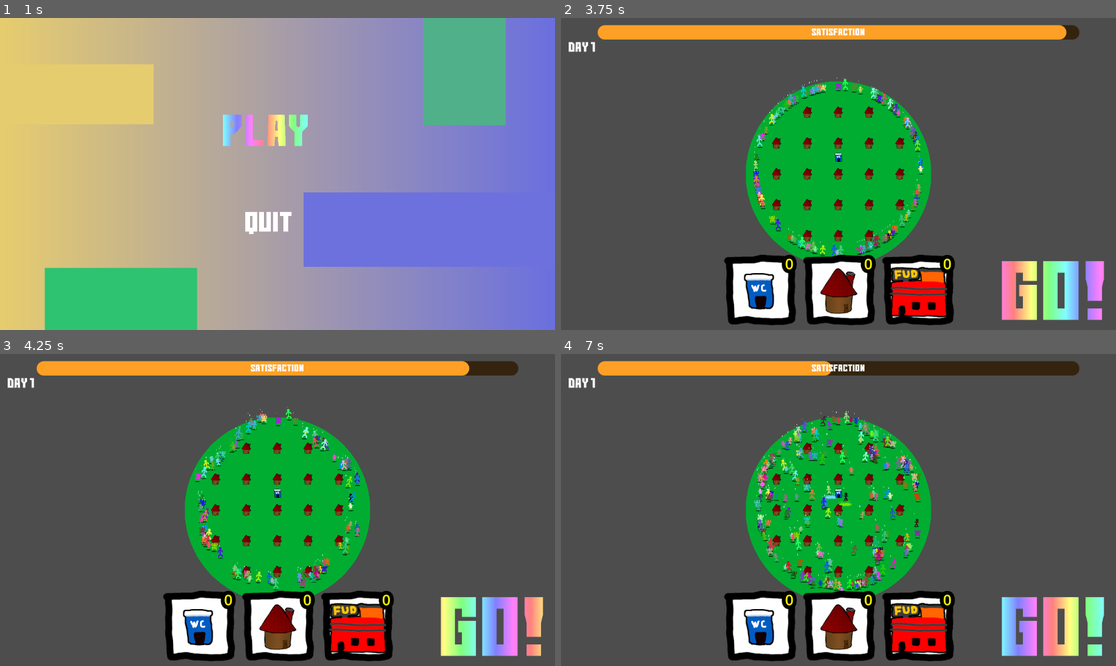
Above: before the commit, frames 1-4 (two rows, left to right).
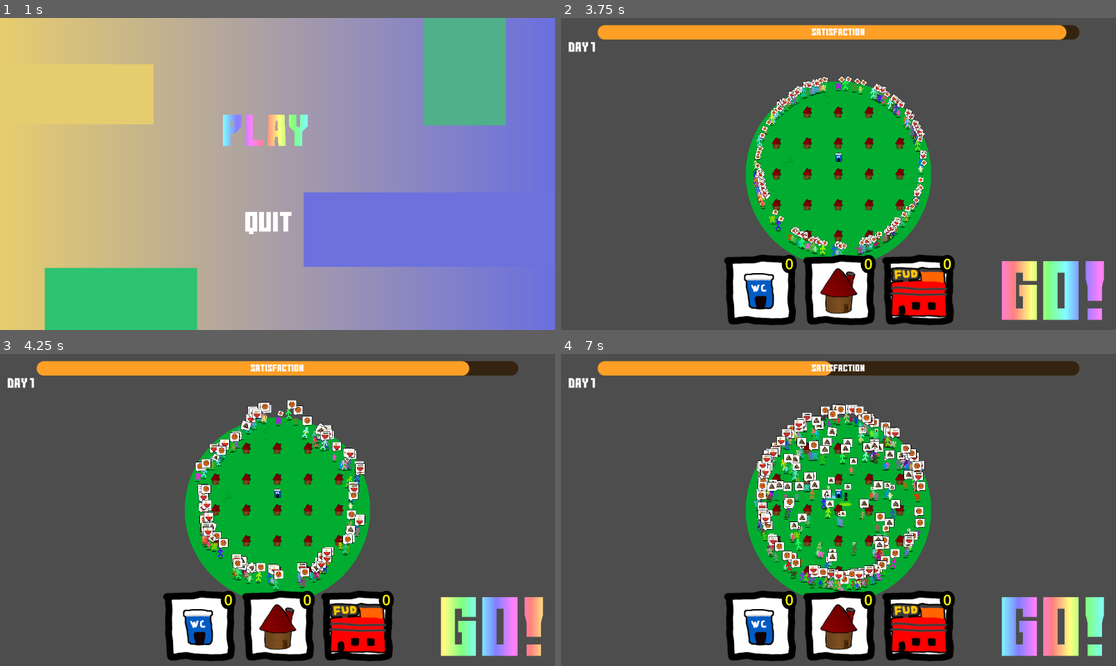
Above: after the commit, the same moments.

Repository: Viggzta/gmtk-jam-2024
Game: Godot game, scene res://main_menu.tscn
The game is run twice, just before and just after one commit, with the same random seed, the same clock (stepped at 60 frames per second) and the same inputs. Sound files missing from this copy of the repository are replaced by a short silence.
Inputs (mouse positions are in pixels of both pictures, inside the frame that each line leads up to):
- Up to frame 1 (1 s): click (271, 130) at 0.5 s
- Up to frame 2 (3.75 s): click "0" at 1.25 s; click "0" at 2 s; click "0" at 2.75 s; click (1054, 289) at 3.5 s
- Up to frame 3 (4.25 s): no input
- Up to frame 4 (7 s): click "0" at 4.25 s; click "0" at 5 s; click "0" at 5.75 s; click (1054, 625) at 6.5 s

Frame 1 is identical in both runs. In frame 2, 1.5% of the frame differs, in the area x 34-67%, y 18-75%; in frame 3, 2.7%; in frame 4, 5.1%, in the area x 35-66%, y 16-75%.

Commit message:
bubblezzz

Diff:
--- /dev/null
+++ b/src/art/emojjis/angrey.tres
@@ -0,0 +1,7 @@
+[gd_resource type="AtlasTexture" load_steps=2 format=3 uid="uid://dg1wolvebfodw"]
+
+[ext_resource type="Texture2D" uid="uid://b5on1wsn4x6c8" path="res://art/emojjis.png" id="1_2tiqh"]
+
+[resource]
+atlas = ExtResource("1_2tiqh")
+region = Rect2(648, 936, 72, 72)
--- /dev/null
+++ b/src/art/emojjis/food.tres
@@ -0,0 +1,7 @@
+[gd_resource type="AtlasTexture" load_steps=2 format=3 uid="uid://byit0edirrdx"]
+
+[ext_resource type="Texture2D" uid="uid://b5on1wsn4x6c8" path="res://art/emojjis.png" id="1_yhl2c"]
+
+[resource]
+atlas = ExtResource("1_yhl2c")
+region = Rect2(504, 288, 72, 72)
--- /dev/null
+++ b/src/art/emojjis/poop.tres
@@ -0,0 +1,7 @@
+[gd_resource type="AtlasTexture" load_steps=2 format=3 uid="uid://byb12mv6661ew"]
+
+[ext_resource type="Texture2D" uid="uid://b5on1wsn4x6c8" path="res://art/emojjis.png" id="1_jj084"]
+
+[resource]
+atlas = ExtResource("1_jj084")
+region = Rect2(0, 1008, 72, 72)
--- /dev/null
+++ b/src/art/emojjis/wine.tres
@@ -0,0 +1,7 @@
+[gd_resource type="AtlasTexture" load_steps=2 format=3 uid="uid://ci2g532nkrcq7"]
+
+[ext_resource type="Texture2D" uid="uid://b5on1wsn4x6c8" path="res://art/emojjis.png" id="1_4f0wm"]
+
+[resource]
+atlas = ExtResource("1_4f0wm")
+region = Rect2(0, 0, 72, 72)
--- a/src/main_menu.tscn
+++ b/src/main_menu.tscn
@@ -108,12 +108,10 @@
 [node name="Click" type="AudioStreamPlayer2D" parent="Play"]
 stream = ExtResource("5_rt68g")
 volume_db = 22.0
-bus = &"FX"
 
 [node name="Hover" type="AudioStreamPlayer2D" parent="Play"]
 stream = ExtResource("6_duo4h")
 volume_db = 15.0
-bus = &"FX"
 
 [node name="Quit" type="TextureButton" parent="."]
 material = SubResource("ShaderMaterial_3lycb")
@@ -128,12 +126,10 @@
 
 [node name="Click" type="AudioStreamPlayer2D" parent="Quit"]
 stream = ExtResource("5_rt68g")
-bus = &"FX"
 
 [node name="Hover" type="AudioStreamPlayer2D" parent="Quit"]
 stream = ExtResource("9_nvwd2")
 volume_db = 15.0
-bus = &"FX"
 
 [connection signal="mouse_entered" from="Play" to="Play" method="_on_mouse_entered"]
 [connection signal="mouse_exited" from="Play" to="Play" method="_on_mouse_exited"]
--- /dev/null
+++ b/src/scenes/hud.tscn
@@ -0,0 +1,53 @@
+[gd_scene load_steps=7 format=3 uid="uid://6ok3kippn38w"]
+
+[ext_resource type="Shader" path="res://scripts/ui/rainbow.gdshader" id="1_acxn0"]
+[ext_resource type="Texture2D" uid="uid://c5b625vpmh5pv" path="res://art/ui/Start.png" id="1_e3jbb"]
+[ext_resource type="AudioStream" uid="uid://bhsgcyu52e4pl" path="res://audio/ui/go.wav" id="3_l8tak"]
+[ext_resource type="AudioStream" uid="uid://qqdxxht1mgqj" path="res://audio/ui/hover.wav" id="4_0yaw6"]
+
+[sub_resource type="ShaderMaterial" id="ShaderMaterial_oamxn"]
+shader = ExtResource("1_acxn0")
+shader_parameter/strength = 0.5
+shader_parameter/speed = 0.5
+shader_parameter/angle = 0.0
+shader_parameter/active = false
+
+[sub_resource type="GDScript" id="GDScript_a58ak"]
+script/source = "extends TextureButton
+
+func _on_texture_button_pressed() -> void:
+	pressed.emit()
+
+func _on_pressed() -> void:
+	$Click.play()
+
+
+func _on_mouse_entered() -> void:
+	$Hover.play()
+	self.material.set_shader_parameter(\"active\", true)
+
+func _on_mouse_exited() -> void:
+	self.material.set_shader_parameter(\"active\", false)
+"
+
+[node name="Hud" type="TextureButton"]
+material = SubResource("ShaderMaterial_oamxn")
+anchors_preset = 15
+anchor_right = 1.0
+anchor_bottom = 1.0
+grow_horizontal = 2
+grow_vertical = 2
+size_flags_horizontal = 4
+size_flags_vertical = 4
+texture_normal = ExtResource("1_e3jbb")
+script = SubResource("GDScript_a58ak")
+
+[node name="Click" type="AudioStreamPlayer2D" parent="."]
+stream = ExtResource("3_l8tak")
+
+[node name="Hover" type="AudioStreamPlayer2D" parent="."]
+stream = ExtResource("4_0yaw6")
+
+[connection signal="mouse_entered" from="." to="." method="_on_mouse_entered"]
+[connection signal="mouse_exited" from="." to="." method="_on_mouse_exited"]
+[connection signal="pressed" from="." to="." method="_on_pressed"]
--- a/src/scenes/levels/the_level.tscn
+++ b/src/scenes/levels/the_level.tscn
@@ -2,7 +2,6 @@
 
 [ext_resource type="Script" path="res://scenes/levels/the_level.gd" id="1_vl667"]
 [ext_resource type="PackedScene" path="res://scenes/camera.tscn" id="2_1diri"]
-[ext_resource type="Script" path="res://scenes/levels/background_control.gd" id="2_s734i"]
 [ext_resource type="PackedScene" uid="uid://bgwmdxqpopxo" path="res://scenes/buildings/shithouse.tscn" id="3_q6e3f"]
 [ext_resource type="PackedScene" uid="uid://dnpl5rn5olw8w" path="res://scenes/ui/hud.tscn" id="4_2f8vd"]
 [ext_resource type="PackedScene" uid="uid://dnaeccanj53nt" path="res://scenes/ui/satisfaction_ui.tscn" id="4_26rng"]
@@ -28,7 +27,6 @@
 anchors_preset = 0
 offset_right = 40.0
 offset_bottom = 40.0
-script = ExtResource("2_s734i")
 
 [node name="ColorRect" type="ColorRect" parent="BackgroundControl"]
 material = ExtResource("5_dbp6e")
@@ -112,5 +110,3 @@
 [connection signal="lose" from="CanvasLayer/SatisfactionUi" to="." method="_on_satisfaction_ui_lose"]
 [connection signal="win" from="CanvasLayer/SatisfactionUi" to="." method="_on_satisfaction_ui_win"]
 [connection signal="pressed" from="CanvasLayer/Control/Hud" to="." method="_on_hud_pressed"]
-[connection signal="zoom_changed" from="Camera" to="BackgroundControl" method="_on_camera_zoom_changed"]
-[connection signal="finished" from="MusicPlayer" to="MusicPlayer" method="_on_finished"]
--- a/src/scenes/npc/dude.gd
+++ b/src/scenes/npc/dude.gd
@@ -9,6 +9,13 @@
 @onready var image_root: Node2D = $ImageRoot
 @onready var navigation_agent: NavigationAgent2D = $NavigationAgent2D
 @onready var area_2d: Area2D = $Area2D
+@onready var talk_bubble: TalkBubble = $TalkBubble
+@onready var talk_bubble_timer: Timer = $TalkBubbleTimer
+
+const ANGREY = preload("res://art/emojjis/angrey.tres")
+const POOP = preload("res://art/emojjis/poop.tres")
+const WINE = preload("res://art/emojjis/wine.tres")
+const FOOD = preload("res://art/emojjis/food.tres")
 
 var possible_dude_sprites : Array[Texture2D] = [preload("res://art/dude1.png"), preload("res://art/dude2.png"), preload("res://art/dude3.png"), preload("res://art/dude4.png")]
 
@@ -18,8 +25,11 @@
 var lastpos: Vector2
 var id: int
 
+var talk_timer: float
+
 var target_need_building: Building
 var building_root: Node2D
+var tween: Tween
 
 var needs: Array = []
 
@@ -41,11 +51,14 @@
 	call_deferred("actor_setup")
 
 	area_2d.connect("body_entered", _hit_building)
+	tween = get_tree().create_tween()
 
+	talk_bubble_timer.timeout.connect(talk_bubble_timeout)
 	id = randi()
 	sprite_2d.modulate = Color(randf(), randf(), randf())
 
 	target_need_building = get_need_location()
+	show_talk_bubble(_get_tex_for_need(needs[0]), 2.5)
 
 	movement_target_position = target_need_building.position+ Vector2(randf()*2-1, randf()*2-1)*35.0
 
@@ -78,6 +91,8 @@
 	var target_velocity: Vector2 = current_agent_position.direction_to(next_path_position) * movement_speed;
 
 	if movement.length() < 0.05 and not navigation_agent.is_navigation_finished():
+		show_talk_bubble(ANGREY, 1.5)
+
 		var bodies: Array[Node2D] = $Area2D.get_overlapping_bodies()
 		for b in bodies:
 			if b is RigidBody2D:
@@ -106,7 +121,17 @@
 				_go_splat()
 			else:
 				target_need_building = get_need_location()
+				show_talk_bubble(_get_tex_for_need(needs[0]), 2.5)
 				set_movement_target(target_need_building.position + (Vector2(randf()*2-1, randf()*2-1))*15)
+
+func _get_tex_for_need(nt: NeedType) -> Texture2D:
+	match nt:
+		NeedType.Poop:
+			return POOP
+		NeedType.Eat:
+			return FOOD
+		_:
+			return WINE
 
 func _go_splat() -> void:
 	var splat: Node2D = SPLAT.instantiate()
@@ -118,7 +143,6 @@
 	self.queue_free()
 
 func get_need_location() -> Building:
-	$RichTextLabel.text = str(needs[0])
 	var nodes: Array
 	var closestNode: Building
 	for child in building_root.get_children():
@@ -141,3 +165,21 @@
 
 func _randomize_dude_sprite() -> void:
 	sprite_2d.texture = possible_dude_sprites.pick_random()
+
+func show_talk_bubble(tex: Texture2D, time: float) -> void:
+	talk_bubble_timer.start(time)
+	talk_bubble.scale = Vector2()
+	talk_bubble.rotation_degrees = randf()*50
+	talk_bubble.set_texture(tex)
+	if tween:
+		tween.kill()
+	tween = get_tree().create_tween()
+	tween.tween_property(talk_bubble, "scale", Vector2(1, 1), 0.3).set_trans(Tween.TRANS_BOUNCE)
+	tween.tween_property(talk_bubble, "rotation_degrees", 0, 0.13).set_trans(Tween.TRANS_CUBIC)
+	talk_bubble.visible = true
+
+func talk_bubble_timeout() -> void:
+	if tween:
+		tween.kill()
+	tween = get_tree().create_tween()
+	tween.tween_property(talk_bubble, "scale", Vector2(), 0.5).set_trans(Tween.TRANS_LINEAR)
--- a/src/scenes/npc/dude.tscn
+++ b/src/scenes/npc/dude.tscn
@@ -1,8 +1,11 @@
-[gd_scene load_steps=6 format=3 uid="uid://djlmuqxobsbjc"]
+[gd_scene load_steps=9 format=3 uid="uid://djlmuqxobsbjc"]
 
 [ext_resource type="Script" path="res://scenes/npc/dude.gd" id="1_t7m2o"]
 [ext_resource type="Texture2D" uid="uid://bohxqey7kp7ay" path="res://art/shadow.png" id="3_3k5n3"]
 [ext_resource type="Texture2D" uid="uid://dav3o5ahega2w" path="res://art/dude1.png" id="3_w8clx"]
+[ext_resource type="Texture2D" uid="uid://cutiunebnjsxq" path="res://art/bubble.png" id="4_ihepi"]
+[ext_resource type="Script" path="res://scenes/npc/talk_bubble.gd" id="4_x6viw"]
+[ext_resource type="Texture2D" uid="uid://ci2g532nkrcq7" path="res://art/emojjis/wine.tres" id="5_cfylh"]
 
 [sub_resource type="CircleShape2D" id="CircleShape2D_3j1se"]
 
@@ -43,8 +46,41 @@
 scale = Vector2(0.34375, 0.132813)
 texture = ExtResource("3_3k5n3")
 
-[node name="RichTextLabel" type="RichTextLabel" parent="."]
-offset_left = -20.0
-offset_top = -114.0
-offset_right = 20.0
-offset_bottom = -74.0
+[node name="TalkBubble" type="VBoxContainer" parent="."]
+z_index = 4096
+anchors_preset = 2
+anchor_top = 1.0
+anchor_bottom = 1.0
+offset_left = -23.0
+offset_top = -168.0
+offset_right = 66.0
+offset_bottom = -77.0
+grow_vertical = 0
+pivot_offset = Vector2(23.2, 88.095)
+size_flags_horizontal = 3
+size_flags_vertical = 3
+script = ExtResource("4_x6viw")
+
+[node name="NinePatchRect" type="NinePatchRect" parent="TalkBubble"]
+layout_mode = 2
+size_flags_vertical = 3
+texture = ExtResource("4_ihepi")
+patch_margin_left = 49
+patch_margin_top = 17
+patch_margin_right = 14
+patch_margin_bottom = 16
+
+[node name="TextureRect" type="TextureRect" parent="TalkBubble/NinePatchRect"]
+layout_mode = 1
+anchors_preset = -1
+anchor_left = 0.249
+anchor_top = 1.0
+anchor_right = 0.249
+anchor_bottom = 1.0
+offset_left = -13.651
+offset_top = -86.0
+offset_right = 58.349
+offset_bottom = -14.0
+texture = ExtResource("5_cfylh")
+
+[node name="TalkBubbleTimer" type="Timer" parent="."]
--- a/src/scenes/npc/splat.tscn
+++ b/src/scenes/npc/splat.tscn
@@ -14,6 +14,5 @@
 [node name="AudioStreamPlayer2D" type="AudioStreamPlayer2D" parent="."]
 stream = ExtResource("2_xckp4")
 autoplay = true
-bus = &"FX"
 
 [node name="Timer" type="Timer" parent="."]
--- /dev/null
+++ b/src/scenes/npc/talk_bubble.gd
@@ -0,0 +1,16 @@
+class_name TalkBubble
+extends VBoxContainer
+
+@onready var texture_rect: TextureRect = $NinePatchRect/TextureRect
+
+# Called when the node enters the scene tree for the first time.
+func _ready() -> void:
+	pass # Replace with function body.
+
+
+# Called every frame. 'delta' is the elapsed time since the previous frame.
+func _process(delta: float) -> void:
+	pass
+
+func set_texture(t: Texture2D)->void:
+	texture_rect.texture = t
--- a/src/scripts/level_base/background_material.tres
+++ b/src/scripts/level_base/background_material.tres
@@ -5,5 +5,5 @@
 
 [resource]
 shader = ExtResource("1_x1ys4")
-shader_parameter/scale = 1.0
+shader_parameter/scale = Vector2(1, 1)
 shader_parameter/inTexture = ExtResource("2_guq40")
Binary file added: src/art/bubble.png
Not shown, added: src/art/bubble.png.import
Binary file added: src/art/emojjis.png
Not shown, added: src/art/emojjis.png.import
Not shown: 1 places in src/scenes/npc/splat.tscn that only renumber resources
